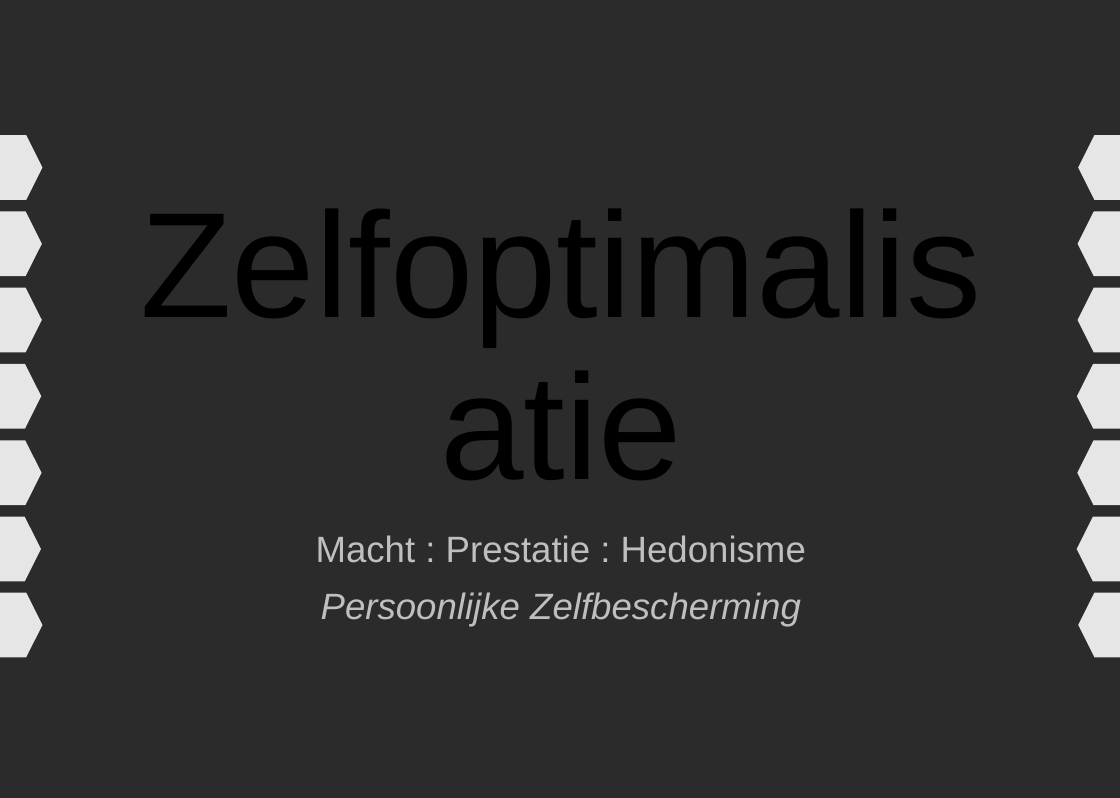
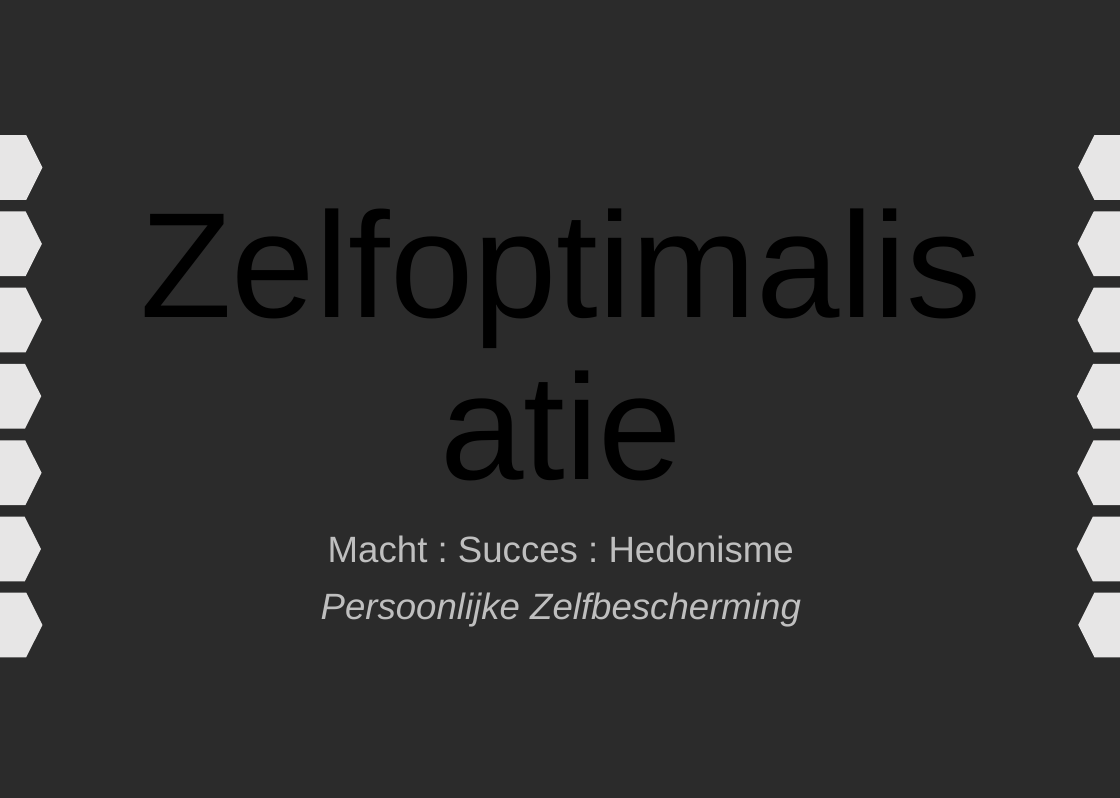
Before and after one commit to ScrumFacilitators/Schwartz-Universal-Values, a slide deck: slide 13 of Schwartz Basis Menselijke Waarden.pptx. Drawn at 1120x798 pixels with LibreOffice and Linux fonts; fonts in the diff are those of the drawing; background and template pictures are left out; a plain dark background stands for a picture behind light text. Boxes give left, top, right and bottom in pixels: in the first picture for what was removed or moved away, otherwise in the second. Text is boxed around its words. In the diff, an @@ line names an element or a change of style, - is before the commit and + after.

Commit message:
#5 - prestatie vervangen door succes - want prestatie kan ook onder zelfoptimalisatie vallen, bv gemotiveerd worden van competitie kan los staan van erkenning van buitenaf.

```diff
--- a/Schwartz Basis Menselijke Waarden.pptx
+++ b/Schwartz Basis Menselijke Waarden.pptx
@@ text at box(328, 535, 794, 563): text changed @@
-Macht : Prestatie : Hedonisme
+Macht : Succes : Hedonisme
```
Also in this commit, not shown: 4 other slides changed.
